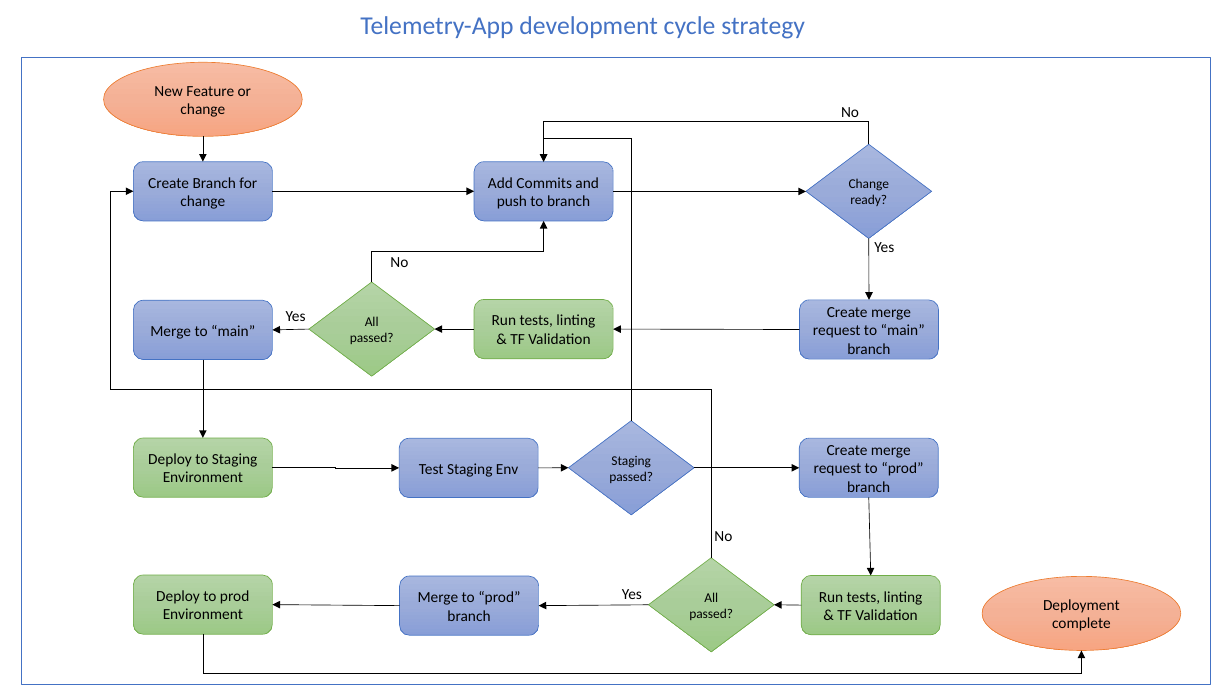
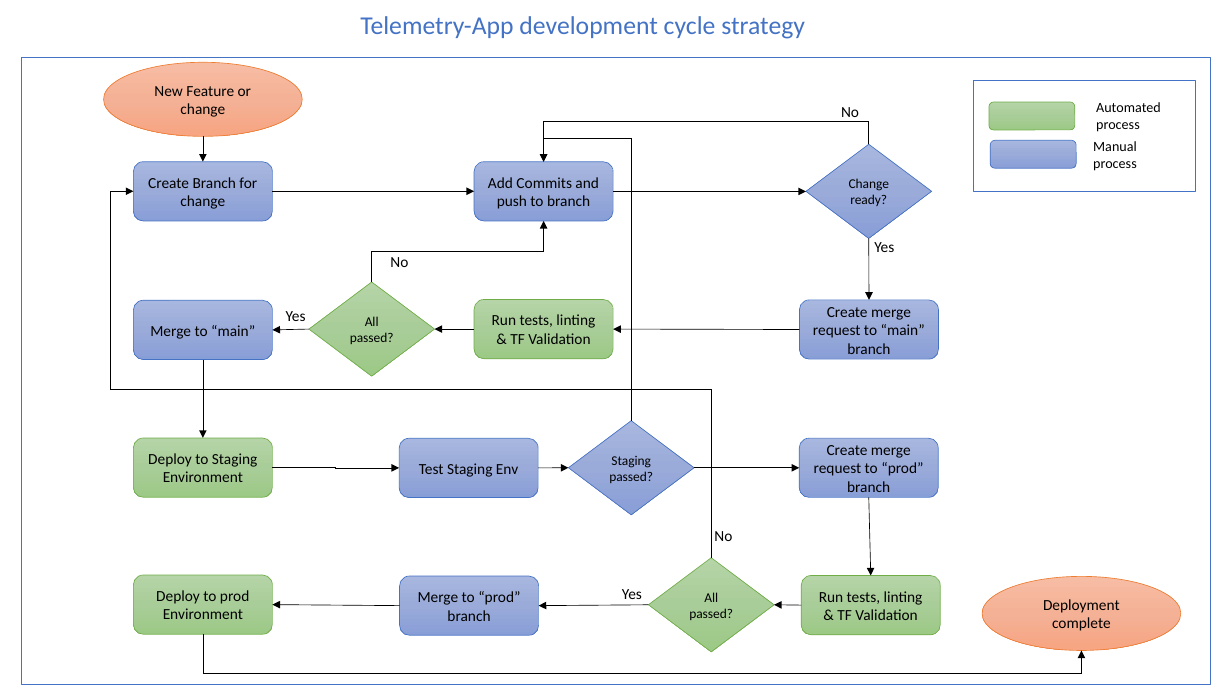
Before and after one commit to lucasfdsilva/telemetry-app, a slide deck: slide 1 of docs/Telemetry-App Development Lifecycle Strategy Diagram.pptx. Drawn at 1232x693 pixels with LibreOffice and Linux fonts; fonts in the diff are those of the drawing. Boxes give left, top, right and bottom in pixels: in the first picture for what was removed or moved away, otherwise in the second. Text is boxed around its words. In the diff, an @@ line names an element or a change of style, - is before the commit and + after.

Commit message:
updated dev lifecycle diagram

```diff
--- a/docs/Telemetry-App Development Lifecycle Strategy Diagram.pptx
+++ b/docs/Telemetry-App Development Lifecycle Strategy Diagram.pptx
@@ group added at bbox=[973, 81, 1195, 191]: 2 rounded rectangles, 2 texts, 1 rectangle @@
+Automated process
+Manual process
```
